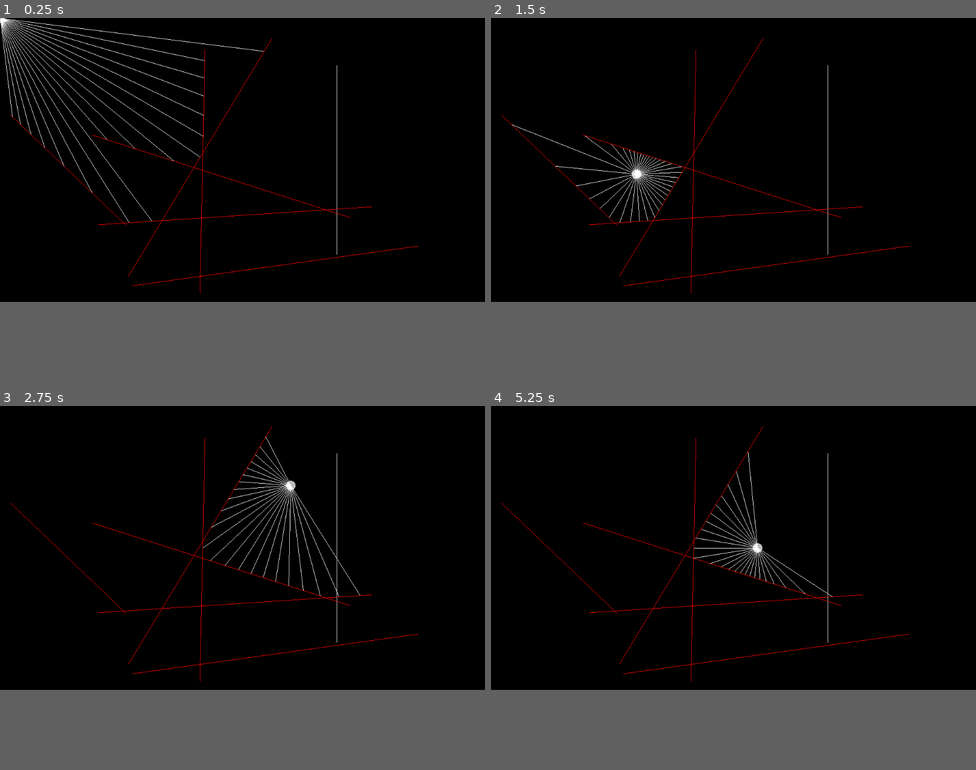
Above: before the commit, frames 1-4 (two rows, left to right).
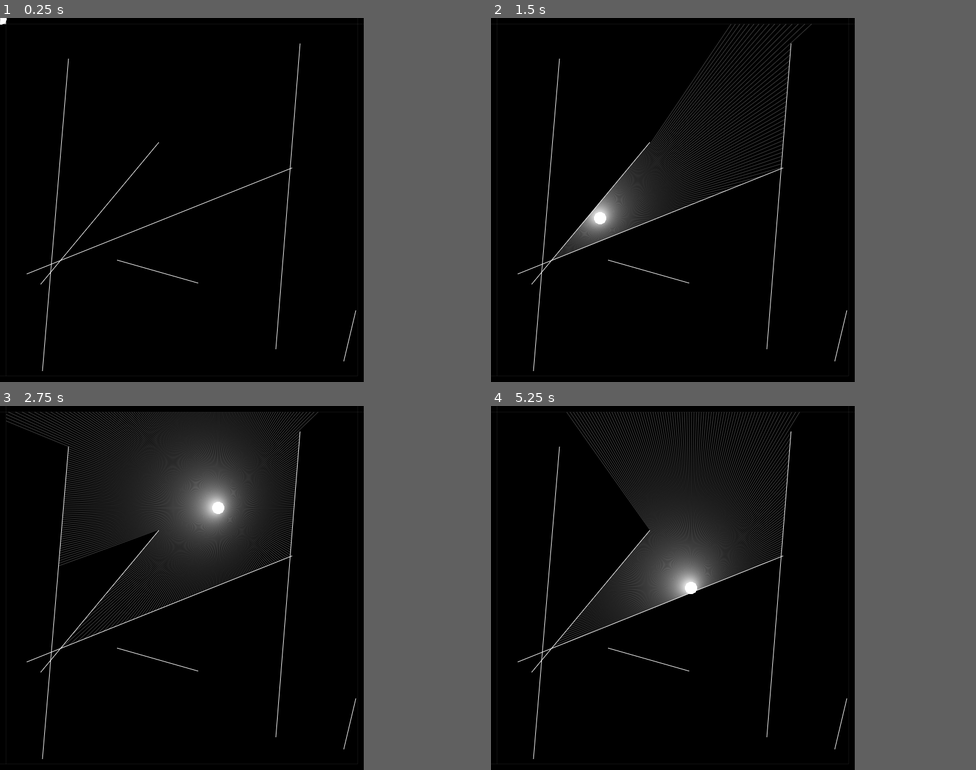
Above: after the commit, the same moments.

Repository: guasam/raycasting-godot
Game: Godot game, scene res://main.tscn
Same seed, same stepped clock (60 frames per second), same inputs: the game is played once before the commit and once after it.
Inputs (mouse positions are in pixels of both pictures, inside the frame that each line leads up to):
- Up to frame 1 (0.25 s): no input
- Up to frame 2 (1.5 s): tap Enter at 0.5 s; move the mouse to (840, 145) at 0.52 s; tap Space at 1.25 s; move the mouse to (636, 174) at 1.27 s
- Up to frame 3 (2.75 s): tap Enter at 2 s; move the mouse to (291, 486) at 2.02 s
- Up to frame 4 (5.25 s): tap Space at 2.75, 4.25 s; move the mouse to (709, 606) at 2.77 s; tap Enter at 3.5 s; move the mouse to (879, 591) at 3.52 s; move the mouse to (588, 504) at 4.27 s; move the mouse to (757, 547) at 5.02 s
The window is 800x468 before the commit and 600x600 after it. Grey fills any space a smaller window leaves; there, only what the larger window draws over its background counts as a difference.

The runs differ from the first frame. In frame 1, 3.2% of the frame differs, in the area x 0-87%, y 0-97%; in frame 2, 6.9%; in frame 3, 16%, in the area x 1-87%, y 1-97%; in frame 4, 12%.

Commit message:
raycast bulb

Diff:
--- a/main.gd
+++ b/main.gd
@@ -21,11 +21,31 @@
 		var a = Vector2(randi() % int(screenSize.x), randi() % int(screenSize.y))
 		var b = Vector2(randi() % int(screenSize.x), randi() % int(screenSize.y))
 		w.setPosition(a, b)
-		w.color = Color.red
+		w.color = Color.white
 		walls.insert(n, w)
 
+	# boundary walls
+	var b_top = Beam.new()
+	var b_right = Beam.new()
+	var b_bottom = Beam.new()
+	var b_left = Beam.new()
+	# boundary positions
+	b_top.setPosition(Vector2(0,10), Vector2(screenSize.x, 10))
+	b_right.setPosition(Vector2(screenSize.x - 10, 0), Vector2(screenSize.x - 10, screenSize.y - 10))
+	b_bottom.setPosition(Vector2(0,screenSize.y - 10), Vector2(screenSize.x - 10, screenSize.y - 10))
+	b_left.setPosition(Vector2(10,0), Vector2(10, screenSize.y - 10))
 
-	lumen = Lumen.new(centerPos, 10, Color.gray)
+
+	# append to walls
+	walls.append(b_top)
+	walls.append(b_right)
+	walls.append(b_bottom)
+	walls.append(b_left)
+
+
+	lumen = Lumen.new(centerPos, 10, Color.white)
+
+
 
 func _draw() -> void:
 	lumen.pos = get_local_mouse_position() # follow mouse
@@ -33,18 +53,18 @@
 	draw_lumen(lumen)
 
 	# set wall position
-	wall.setPosition(centerPos + Vector2(200, -200), centerPos + Vector2(200, 200)) # default
+#	wall.setPosition(centerPos + Vector2(200, -200), centerPos + Vector2(200, 200)) # default
 #	wall.setPosition(centerPos + Vector2(500, -200), centerPos + Vector2(100, 200))
-	wall.color = Color.white
-	draw_beam(wall)
+#	wall.color = Color.white
+#	draw_beam(wall)
 
-	for n in range(0, 359, 10):
+	for n in range(0, 360):
 		var b = Beam.new()
-		b.setPosition(lumen.pos, centerPos + Vector2(get_viewport_rect().size.x * 0.5, 0).rotated(deg2rad(n)))
-		# wall intersection
-#		var intersection = Beam.intersection(b, wall) # default
+		b.setPosition(lumen.pos, Vector2(1024, 600).rotated(deg2rad(n)))
+		#b.setPosition(lumen.pos, centerPos + Vector2(get_viewport_rect().size.x * 0.5, 0).rotated(deg2rad(n)))
+
 		var record = INF
-		var closest = null
+		var closest:Vector2 = Vector2.ZERO
 
 		for w in walls:
 			var intersection = Beam.intersection(b, w)
@@ -57,9 +77,11 @@
 
 		if closest:
 			b.color = Color.white
+			b.color.a = 0.25
 			b.posB = closest
-			# draw beam
-			draw_beam(b)
+
+		# draw beam
+		draw_beam(b)
 		# free up beam object
 		b.free()
 
@@ -73,7 +95,7 @@
 	pass
 
 func draw_beam(beam: Beam) -> void:
-	draw_line(beam.posA, beam.posB, beam.color, 1)
+	draw_line(beam.posA, beam.posB, beam.color, 1, true)
 
 func draw_lumen(lumen: Lumen) -> void:
 	draw_circle(lumen.pos, lumen.radius, lumen.color)
--- a/project.godot
+++ b/project.godot
@@ -32,6 +32,7 @@
 
 [display]
 
+window/size/width=600
 window/vsync/vsync_via_compositor=true
 
 [rendering]
